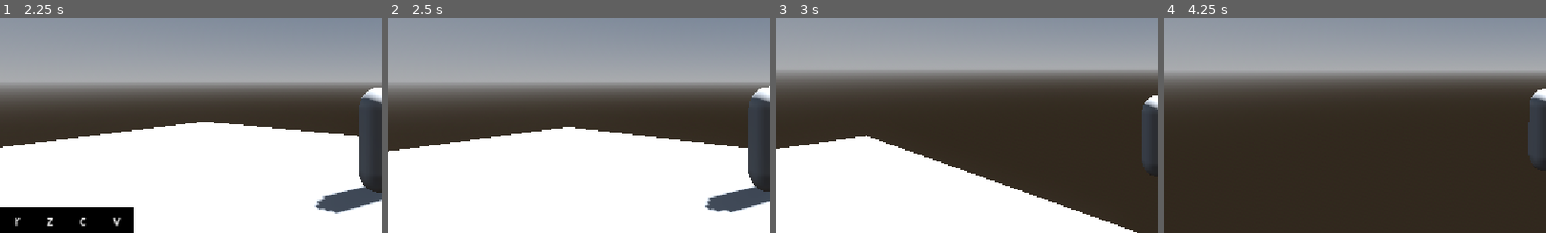
Above: before the commit, frames 1-4 (left to right).
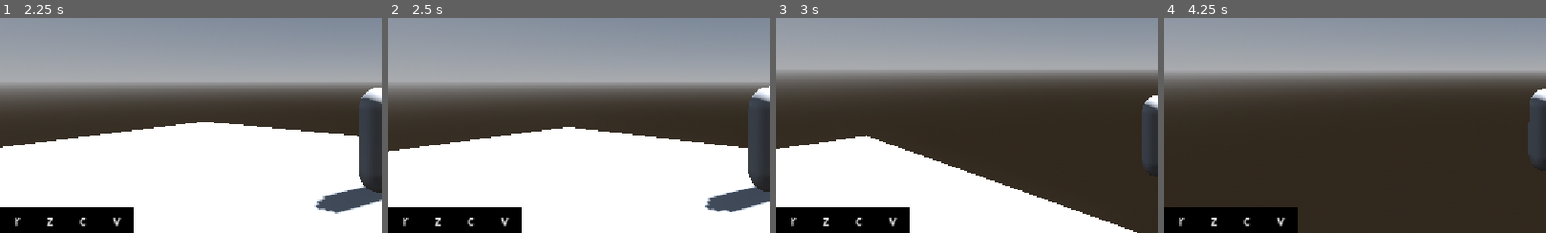
Above: after the commit, the same moments.

Repository: Elden913/noegnud
Game: Godot game, scene res://scenes/input_testing.tscn
Same seed, same stepped clock (60 frames per second), same inputs: the game is played once before the commit and once after it.
Inputs (mouse positions are % of the whole screen's width and height, from its top left):
- Up to frame 1 (2.25 s): tap Enter at 0.5 s; move the mouse to (72, 45) at 0.52 s; hold D (player_right) 0.53-1.28 s; hold 1 0.53-1.28 s; click (72, 45) at 0.6 s; tap Space (player_jump) at 0.77, 1.52 s; move the mouse to (45, 50) at 1.27 s; hold W (player_forward) from 1.28 s (still down); tap 1 at 1.35 s; click (45, 50) at 1.42 s; tap 2 at 1.55 s; move the mouse to (52, 48) at 2.02 s; hold 2 from 2.03 s (still down)
- Up to frame 2 (2.5 s): keep holding W (player_forward); keep holding 2; click (52, 48) at 2.3 s
- Up to frame 3 (3 s): keep holding W (player_forward); move the mouse to (49, 52) at 2.77 s; release 2 at 2.78 s; tap Shift (player_dash) at 2.85 s; click (49, 52) at 2.92 s
- Up to frame 4 (4.25 s): keep holding W (player_forward); tap Space (player_jump) at 3.02, 3.77 s; tap 1 at 3.05 s; move the mouse to (57, 51) at 3.52 s; hold 2 from 3.53 s (still down); tap Right (player_freefly) at 3.6 s; click (57, 51) at 3.67 s
The pictures show only the part of the screen within x 0-50%, y 50-100%; the shares and areas given below are measured in that part.

Frame 1 is identical in both runs. In frame 2, 4.2% of the frame differs, in the area x 0-35%, y 88-100%; in frame 3, 4.2%; in frame 4, 4.2%.
Error before the commit: Out of bounds get index '1' (on base: 'Array[SpellResource]') (res://scripts/player.gd:269)
Error after the commit: Out of bounds get index '1' (on base: 'Array[SpellResource]') (res://scripts/player.gd:277)

Commit message:
Added the step based spell system (progress)

Diff:
--- a/project.godot
+++ b/project.godot
@@ -61,6 +61,11 @@
 "events": [Object(InputEventKey,"resource_local_to_scene":false,"resource_name":"","device":-1,"window_id":0,"alt_press …(195 unchanged characters)…
 ]
 }
+player_cast={
+"deadzone": 0.2,
+"events": [Object(InputEventMouseButton,"resource_local_to_scene":false,"resource_name":"","device":-1,"window_id":0,"alt_pressed":false,"shift_pressed":false,"ctrl_pressed":false,"meta_pressed":false,"button_mask":0,"position":Vector2(0, 0),"global_position":Vector2(0, 0),"factor":1.0,"button_index":1,"canceled":false,"pressed":false,"double_click":false,"script":null)
+]
+}
 
 [physics]
 
--- /dev/null
+++ b/resources/spells/basic_attack.gd
@@ -0,0 +1,27 @@
+extends Node3D
+
+@export var size_curve: Curve
+@export var color_gradient: Gradient
+var progress: float = 0.0
+@onready var box := $CSGBox3D
+
+
+# Called when the node enters the scene tree for the first time.
+func _ready() -> void:
+	pass # Replace with function body.
+
+
+# Called every frame. 'delta' is the elapsed time since the previous frame.
+func _process(delta: float) -> void:
+	scale = Vector3.ONE * size_curve.sample(progress)
+	box.material.albedo_color = color_gradient.sample(progress)
+
+func set_progress(prog: float):
+	print("prog: ", prog)
+	create_tween().tween_property(self, "progress", prog, 0.2)
+
+func cast_please():
+	print("CASTING PLEASE")
+
+func uncast_please():
+	queue_free()
--- a/resources/spells/basic_attack.tres
+++ b/resources/spells/basic_attack.tres
@@ -1,11 +1,11 @@
 [gd_resource type="Resource" script_class="SpellResource" format=3 uid="uid://b55nfnbwp3cea"]
 
-[ext_resource type="PackedScene" uid="uid://ddykyy3lqbxks" path="res://scenes/testspell.tscn" id="1_adpnt"]
+[ext_resource type="PackedScene" uid="uid://ddykyy3lqbxks" path="res://resources/spells/basic_attack.tscn" id="1_hx0se"]
 [ext_resource type="Script" uid="uid://c4s52ps0trl0j" path="res://scripts/spell_resource.gd" id="2_78l0r"]
 
 [resource]
 script = ExtResource("2_78l0r")
 spell = "rzcv"
-scene = ExtResource("1_adpnt")
+scene = ExtResource("1_hx0se")
 damage = 100
 metadata/_custom_type_script = "uid://c4s52ps0trl0j"
--- /dev/null
+++ b/resources/spells/basic_attack.tscn
@@ -0,0 +1,23 @@
+[gd_scene format=3 uid="uid://ddykyy3lqbxks"]
+
+[ext_resource type="Script" uid="uid://1w6ktgep82ia" path="res://resources/spells/basic_attack.gd" id="1_1hi5y"]
+
+[sub_resource type="Curve" id="Curve_1hi5y"]
+_data = [Vector2(0, 0), 0.0, 0.0, 0, 0, Vector2(1, 1), 0.0, 0.0, 0, 0]
+point_count = 2
+
+[sub_resource type="Gradient" id="Gradient_1hi5y"]
+offsets = PackedFloat32Array(0.33763838, 1)
+colors = PackedColorArray(0.8265091, 3.7301331e-06, 6.738305e-07, 1, 0.12424179, 0.28938743, 1, 1)
+
+[sub_resource type="StandardMaterial3D" id="StandardMaterial3D_8htsq"]
+resource_local_to_scene = true
+vertex_color_use_as_albedo = true
+
+[node name="BasicAttack" type="Node3D" unique_id=2091541309]
+script = ExtResource("1_1hi5y")
+size_curve = SubResource("Curve_1hi5y")
+color_gradient = SubResource("Gradient_1hi5y")
+
+[node name="CSGBox3D" type="CSGBox3D" parent="." unique_id=498302842]
+material = SubResource("StandardMaterial3D_8htsq")
--- a/scenes/testspell.tscn
+++ /dev/null
@@ -1,5 +0,0 @@
-[gd_scene format=3 uid="uid://ddykyy3lqbxks"]
-
-[node name="Testspell" type="Node3D" unique_id=2091541309]
-
-[node name="CSGBox3D" type="CSGBox3D" parent="." unique_id=498302842]
--- a/scripts/player.gd
+++ b/scripts/player.gd
@@ -73,17 +73,17 @@
 
 var current_spell: SpellResource = null
 var spell_inputs: PackedByteArray = []
-var spell_uncast_timer: Timer = Timer.new()
+var cur_idx: int = 0
+var correct_inputs: Array[KeyState] = []
+var spell_scene: Node
+var spell_ready: bool = false
+enum KeyState { Correct, Incorrect, None }
 
 
 func _ready() -> void:
 	#global_position = spawn_position
 	look_rotation.y = rotation.y
 	look_rotation.x = fake_head.rotation.x
-	spell_uncast_timer.one_shot = true
-	spell_uncast_timer.wait_time = 1.0
-	spell_uncast_timer.timeout.connect(spell_uncast)
-	add_child(spell_uncast_timer)
 	head.reparent.call_deferred(get_tree().current_scene)
 
 
@@ -94,23 +94,27 @@
 	elif Input.is_key_pressed(KEY_ESCAPE):
 		release_mouse()
 	if Input.is_key_pressed(KEY_1):
-		cast_spell(0)
+		start_spell(0)
 	if Input.is_key_pressed(KEY_2):
-		cast_spell(1)
+		start_spell(1)
 	if current_spell and event is InputEventKey and event.is_pressed() and not event.is_echo():
 		var ch = event.as_text().to_lower()
 		match ch:
 			"w", "a", "s", "d":
 				pass
 			var c when len(c) == 1 and c >= 'a' and c <= 'z':
-				spell_inputs.append(ord(ch))
-				SignalBus.spell_input.emit(ord(ch))
-				if current_spell.inputs == spell_inputs:
-					var spell_scene := current_spell.scene.instantiate()
-					get_tree().current_scene.add_child(spell_scene)
-					spell_scene.global_transform = global_transform
-					spell_inputs.clear()
-				spell_uncast_timer.start()
+				var ln = len(current_spell.inputs)
+				if cur_idx < ln:
+					spell_inputs[cur_idx] = ord(ch)
+					if spell_inputs[cur_idx] == current_spell.inputs[cur_idx]:
+						correct_inputs[cur_idx] = KeyState.Correct
+						cur_idx += 1
+						SignalBus.spell_input.emit(ord(ch))
+						spell_scene.set_progress(float(cur_idx) / float(ln))
+						spell_ready = true
+					else:
+						correct_inputs[cur_idx] = KeyState.Incorrect
+						spell_uncast()
 
 
 
@@ -151,10 +155,14 @@
 	_dash_cooldown(delta)
 	_dash_input()
 	_horizontal_movement(delta)
+	_spell_casting()
 
 	velocity = vel
 	move_and_slide()
 
+func _spell_casting():
+	if Input.is_action_just_pressed("player_cast") and spell_ready:
+		cast_spell()
 
 # --- MOVEMENT HELPERS ---
 
@@ -265,15 +273,34 @@
 	Input.set_mouse_mode(Input.MOUSE_MODE_VISIBLE)
 	mouse_captured = false
 
-func cast_spell(index: int):
+func start_spell(index: int):
 	current_spell = spells[index]
-	spell_inputs.clear()
-	spell_uncast_timer.start()
+	spell_inputs.resize(len(current_spell.inputs))
+	spell_inputs.fill(0)
+	correct_inputs.resize(len(current_spell.inputs))
+	correct_inputs.fill(KeyState.None)
+	if spell_scene:
+		spell_scene.uncast_please()
+	spell_scene = current_spell.scene.instantiate()
+	add_child(spell_scene)
+	spell_scene.global_transform = global_transform
+
+	cur_idx = 0
 	SignalBus.spell_cast_inputs.emit(current_spell.inputs)
+
+func cast_spell():
+	spell_scene.cast_please()
+	spell_scene.reparent(get_tree().current_scene)
+	spell_ready = false
+	current_spell = null
+	spell_scene = null
+
 
 func spell_uncast():
 	print("UNCASTING")
-	spell_uncast_timer.stop()
+	spell_ready = false
 	current_spell = null
+	spell_scene.uncast_please()
+	spell_scene = null
 	spell_inputs.clear()
 	SignalBus.spell_uncast.emit()
Not shown, added: resources/spells/basic_attack.gd.uid
